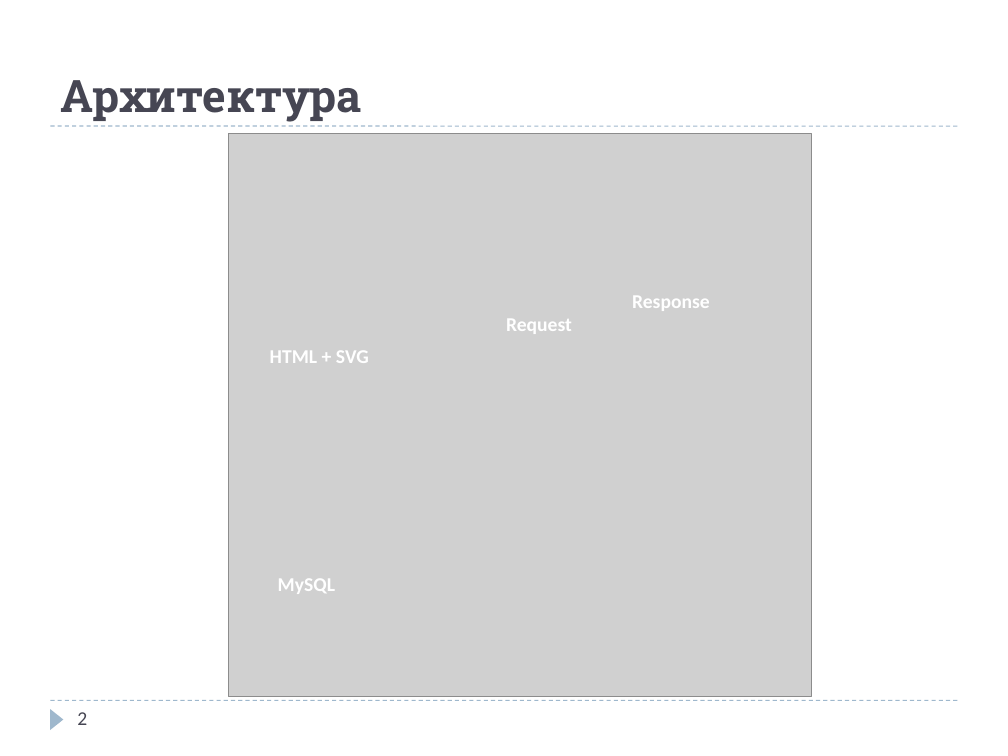
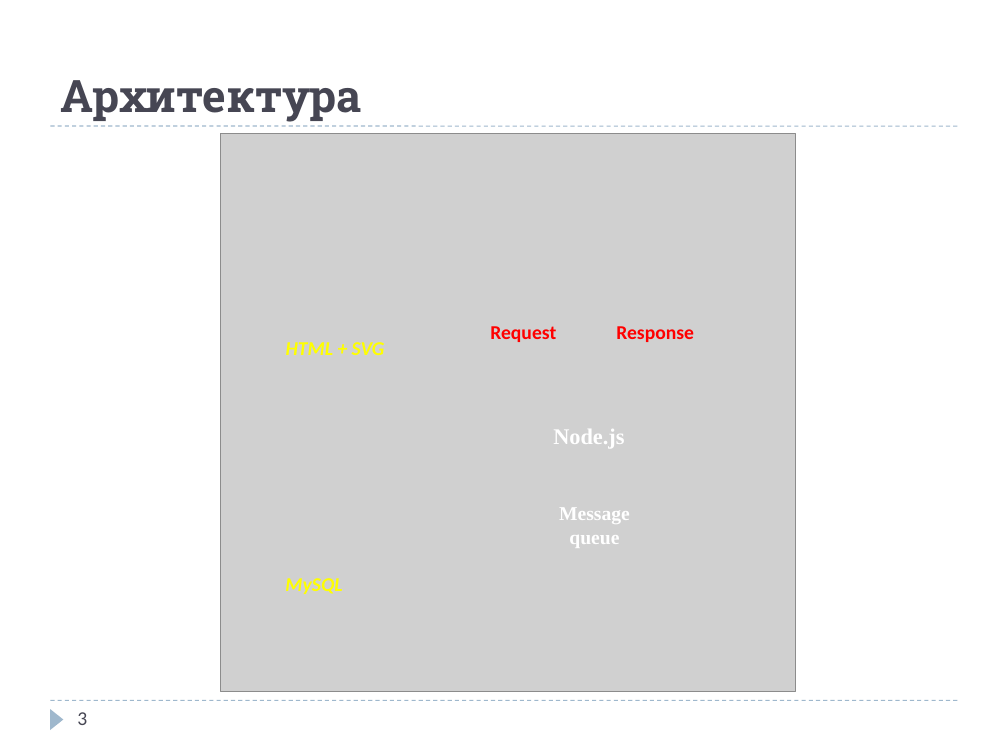
Before and after one commit to egorsh0/svg-map, a slide deck: slide 3 of docs/2016ВКР230618ШОХИН.pptx (slide 2 before the commit). Drawn at 1008x756 pixels with LibreOffice and Linux fonts; fonts in the diff are those of the drawing; grey boxes stand for pictures. Boxes give left, top, right and bottom in pixels: in the first picture for what was removed or moved away, otherwise in the second. Text is boxed around its words. In the diff, an @@ line names an element or a change of style, - is before the commit and + after.

```diff
--- a/docs/2016ВКР230618ШОХИН.pptx
+++ b/docs/2016ВКР230618ШОХИН.pptx
@@ picture: place and size @@
-picture at box(229, 134, 811, 697)
+picture at box(221, 134, 796, 691)
@@ text "Request": place and size @@
-text "Request" at box(506, 319, 572, 334)
+text "Request" at box(490, 326, 556, 342)
@@ text "Request" at box(490, 326, 556, 342): text colour #FFFFFF to #FF0000 @@
@@ text "Response" at box(616, 326, 694, 342): text colour #FFFFFF to #FF0000 @@
@@ text "Response": place and size @@
-text "Response" at box(632, 296, 710, 311)
+text "Response" at box(616, 326, 694, 342)
@@ text "HTML + SVG": place and size @@
-text "HTML + SVG" at box(270, 351, 369, 363)
+text "HTML + SVG" at box(286, 342, 385, 355)
@@ text "HTML + SVG" at box(286, 342, 385, 355): text colour #FFFFFF to #FFFF00, italic on @@
@@ text added at box(553, 429, 624, 448), 16 pt, text #FFFFFF, bold @@
+Node.js
@@ text added at box(559, 508, 630, 548), 14 pt, text #FFFFFF, bold @@
+Message
+queue
@@ text "MySQL" at box(285, 578, 342, 594): text colour #FFFFFF to #FFFF00, italic on @@
@@ text "MySQL": place and size @@
-text "MySQL" at box(278, 579, 335, 594)
+text "MySQL" at box(285, 578, 342, 594)
@@ page number at box(77, 712, 87, 725): text changed @@
-2
+3
```
Also in this commit, not shown: 6 other slides changed, 1 other file.
